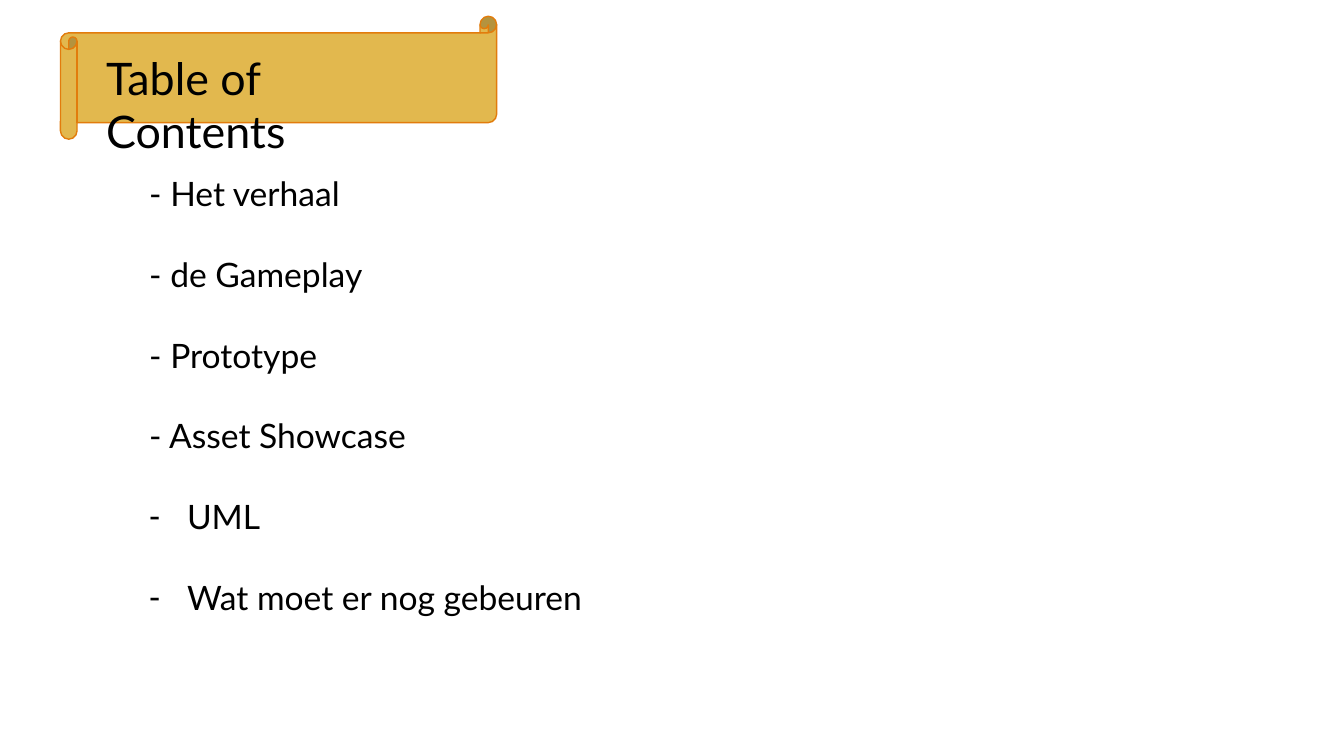
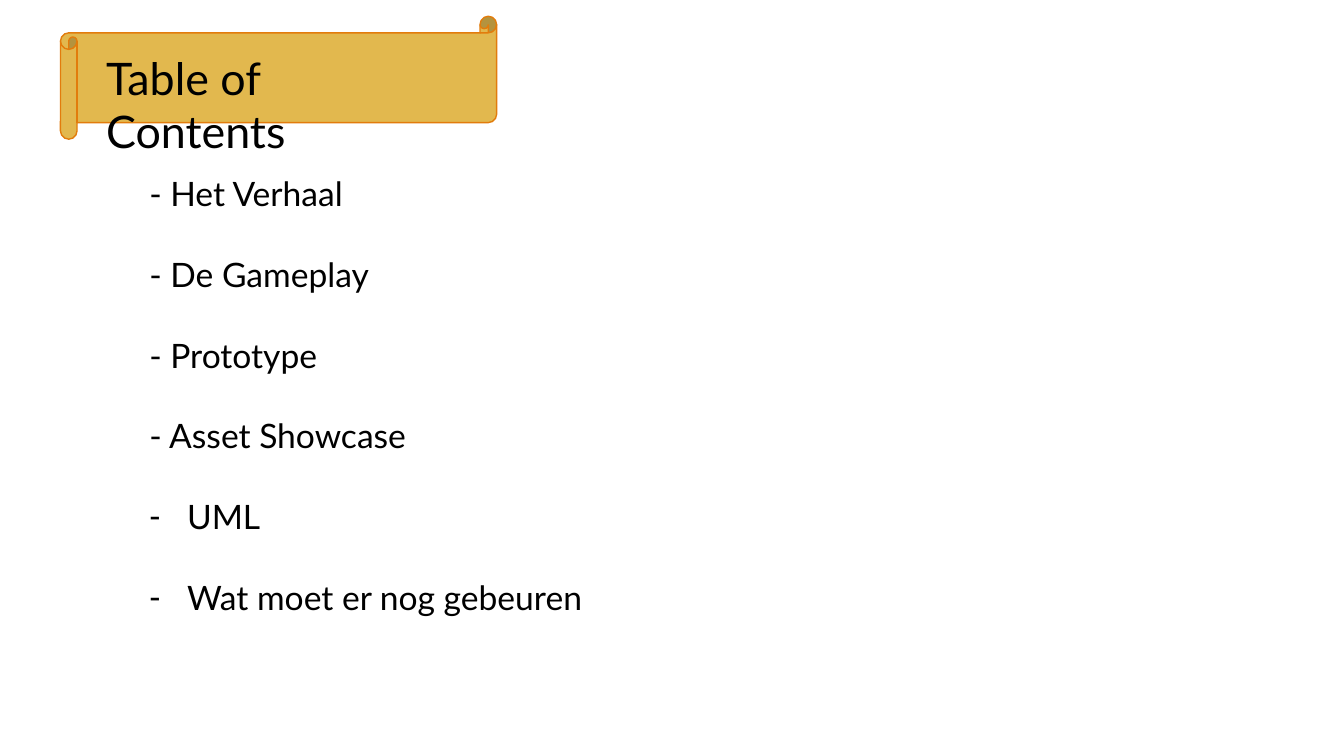
Before and after one commit to Sepi-Florez/Project-Ninja-Outbreak, a slide deck: slide 3 of Presentatie/NinjaOutbreak.pptx. Drawn at 1344x756 pixels with LibreOffice and Linux fonts; fonts in the diff are those of the drawing. Boxes give left, top, right and bottom in pixels: in the first picture for what was removed or moved away, otherwise in the second. Text is boxed around its words. In the diff, an @@ line names an element or a change of style, - is before the commit and + after.

```diff
--- a/Presentatie/NinjaOutbreak.pptx
+++ b/Presentatie/NinjaOutbreak.pptx
@@ text at (170,181,369,293): text changed @@
-- Het verhaal
-- de Gameplay
+- Het Verhaal
+- De Gameplay
```
Also in this commit, not shown: 1 other slide changed, 1 other file.
